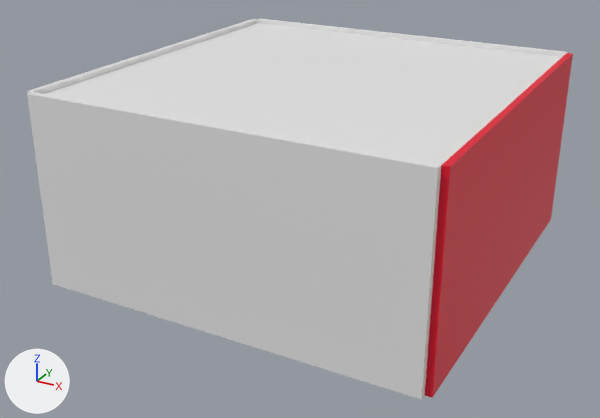
Renders of the glTF model data/map/mapa.gltf from each side of a commit.
Before and after are seen from a camera (50 mm lens) standing at (11.44, -22.21, 12.09) and looking at (-0.31, -0.84, 1.41). Every picture has the same lights, and +X, +Y and +Z are marked at lower left. The first picture is the older version. Where no turn or scale is listed for an object, it has been applied to the vertices.

Before the edit, the objects in view are built like this:
```python
me_cube_003 = bpy.data.meshes.new('Cube.003')
me_cube_003.from_pydata(...)  # a box spanning x -6.0..6.0, y -0.1..0.1, z -3.0..3.0
me_cube_004 = bpy.data.meshes.new('Cube.004')
me_cube_004.from_pydata(...)  # a box spanning x -6.0..6.0, y -0.1..0.1, z -3.0..3.0
me_cube_005 = bpy.data.meshes.new('Cube.005')
me_cube_005.from_pydata(...)  # a box spanning x -0.1..0.1, y -6.0..6.0, z -3.0..3.0
me_cube_005.materials.append(mat_material_001)  # red #e7002b
me_cube_006 = bpy.data.meshes.new('Cube.006')
me_cube_006.from_pydata(...)  # a box spanning x -0.1..0.1, y -6.0..6.0, z -3.0..3.0
ob_wall_001 = bpy.data.objects.new('wall.001', me_cube_003)
ob_wall_001.location = (0.0, -6.1, 2.75)
ob_wall_002 = bpy.data.objects.new('wall.002', me_cube_004)
ob_wall_002.location = (0.0, 6.1, 2.75)
ob_wall_003 = bpy.data.objects.new('wall.003', me_cube_005)
ob_wall_003.location = (6.1, 0.0, 2.75)
ob_wall_004 = bpy.data.objects.new('wall.004', me_cube_006)
ob_wall_004.location = (-6.1, 0.0, 2.75)
# also in view: 'ceiling' at (0.0, 0.0, 5.5)
```
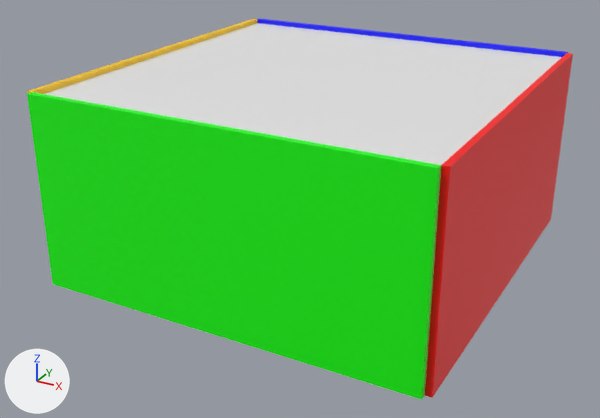
Commit message: Added CUBE and colored walls to the Map

What differs and where, as boxes (x1, y1, x2, y2) in the pictures (600 x 418 px):
'wall.001', recoloured (white to green): (27, 92, 441, 400) in both
'wall.002', recoloured: (257, 19, 568, 57) in both
'wall.004', recoloured: (27, 19, 257, 94) in both

Edits to the bpy script that builds the scene:
```text
Add mat_material_003:
    mat_material_003 = principled_material('Material.003')
    mat_material_003.base_color = (1.0, 0.596, 0.0)  # yellow #ffcb00
Add mat_material_002:
    mat_material_002 = principled_material('Material.002')
    mat_material_002.base_color = (0.0, 0.00259, 1.0)  # blue #0009ff
Add mat_material_004:
    mat_material_004 = principled_material('Material.004')
    mat_material_004.base_color = (0.00417, 1.0, 0.0)  # green #0dff00
Change me_cube_003:
    where me_cube_003.from_pydata(...)  # 8 vertices, 12 faces; spans x -6.0..6.0, y -0.1..0.1, z -3.0..3.0
    add me_cube_003.materials.append(mat_material_004)  # green #0dff00
Change me_cube_004:
    where me_cube_004.from_pydata(...)  # 8 vertices, 12 faces; spans x -6.0..6.0, y -0.1..0.1, z -3.0..3.0
    add me_cube_004.materials.append(mat_material_002)  # blue #0009ff
Change me_cube_006:
    where me_cube_006.from_pydata(...)  # 8 vertices, 12 faces; spans x -0.1..0.1, y -6.0..6.0, z -3.0..3.0
    add me_cube_006.materials.append(mat_material_003)  # yellow #ffcb00
```
